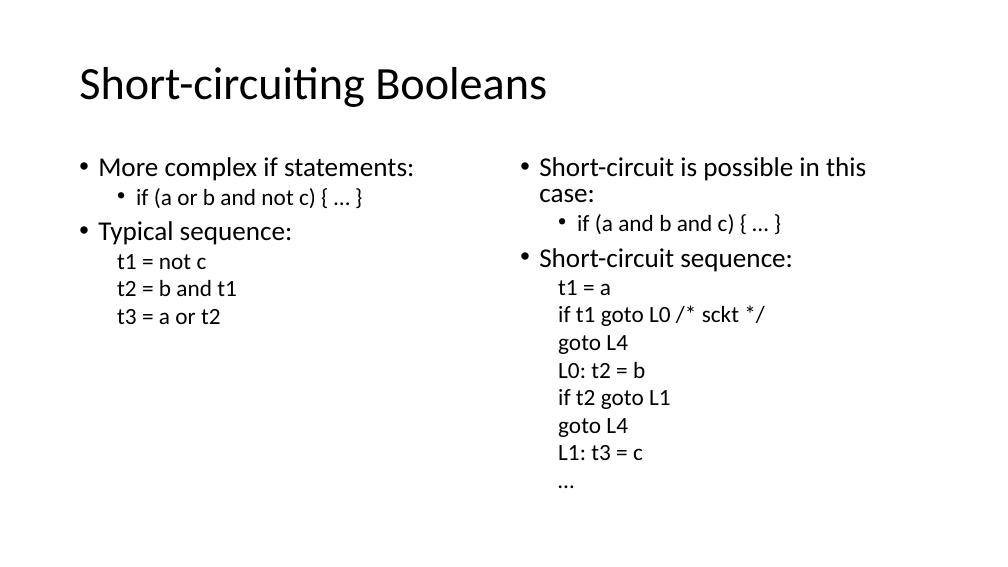
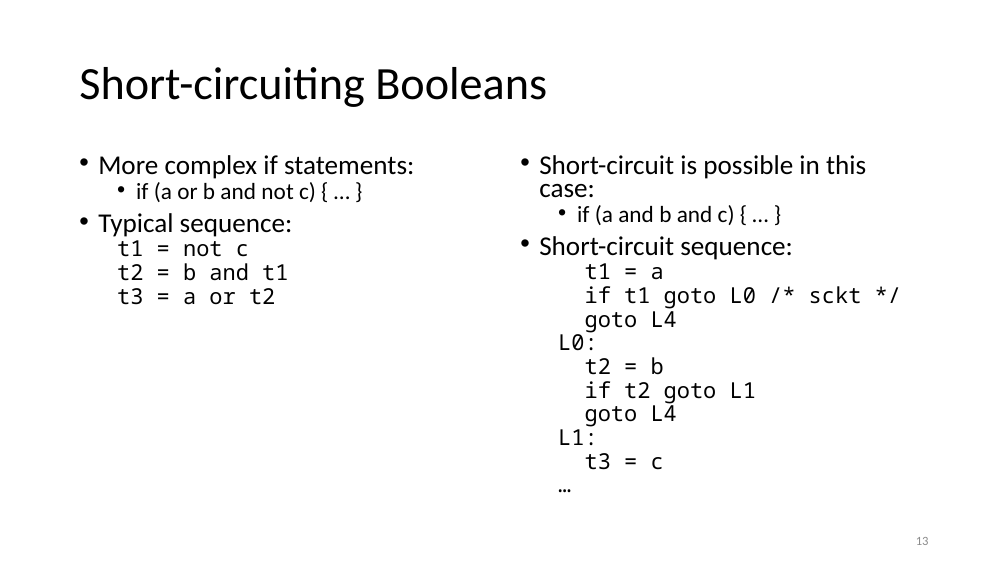
Before and after one commit to anoopsarkar/compilers-class, a slide deck: slide 13 of assets/ppt/codegen/ir.pptx (slide 10 before the commit). Drawn at 1008x567 pixels with LibreOffice and Linux fonts; fonts in the diff are those of the drawing. Boxes give left, top, right and bottom in pixels: in the first picture for what was removed or moved away, otherwise in the second. Text is boxed around its words. In the diff, an @@ line names an element or a change of style, - is before the commit and + after.

```diff
--- a/assets/ppt/codegen/ir.pptx
+++ b/assets/ppt/codegen/ir.pptx
@@ text "More complex if statements:" at [98,155,414,305]: size 16.6 to 15.7 pt, font Calibri to Noto Sans Mono in "t1 = not c", "t2 = b and t1", "t3 = a or t2"; line spacing 0.8 to 0.7 @@
@@ text at [539,155,866,427]: size 16.6 to 15.7 pt, font Calibri to Noto Sans Mono in "t1 = a", "if t1 goto L0 /* sckt */", "goto L4", "if t2 goto L1" and 2 more places; line spacing 0.8 to 0.7 @@
@@ text at [558,330,664,375]: text changed; size 16.6 to 15.7 pt; font Calibri to Noto Sans Mono @@
-  L0: t2 = b
+  L0:
+  t2 = b
@@ text at [558,425,664,470]: text changed; size 16.6 to 15.7 pt; font Calibri to Noto Sans Mono @@
-  L1: t3 = c
+  L1:
+  t3 = c
@@ page number added at [916,537,929,545], 9 pt, text #8C8C8C @@
+13
```
Also in this commit, not shown: 34 other slides changed, 7 slides added, 3 slides removed, 1 other file.
